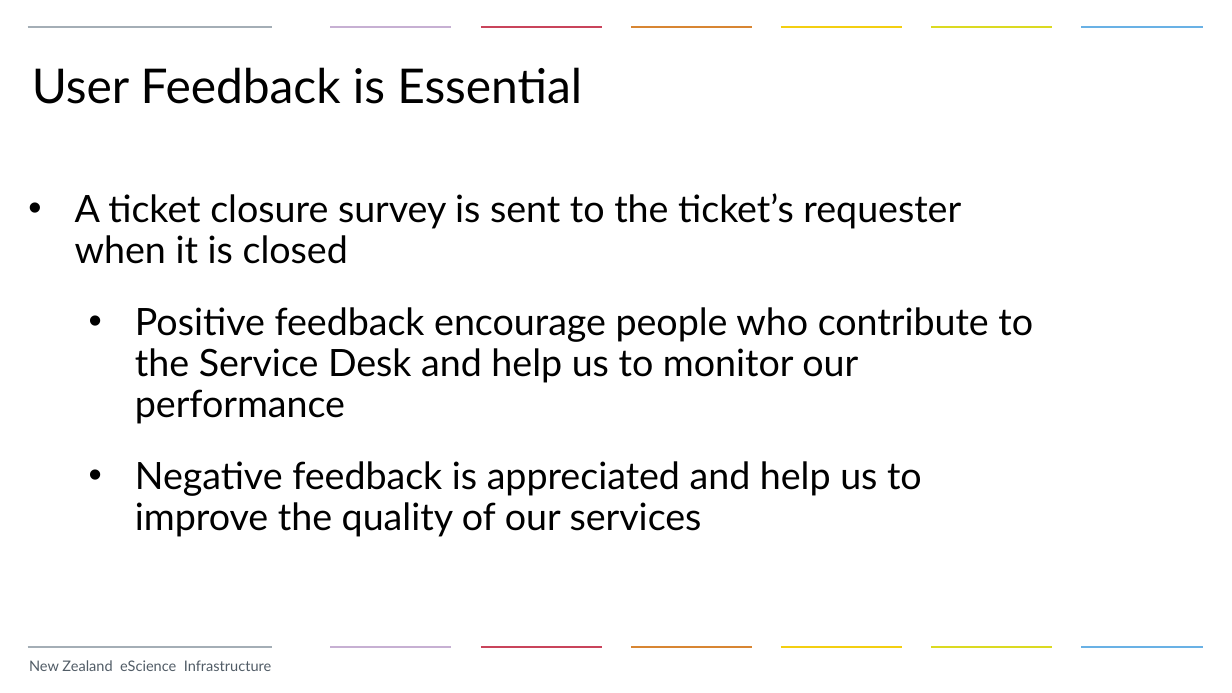
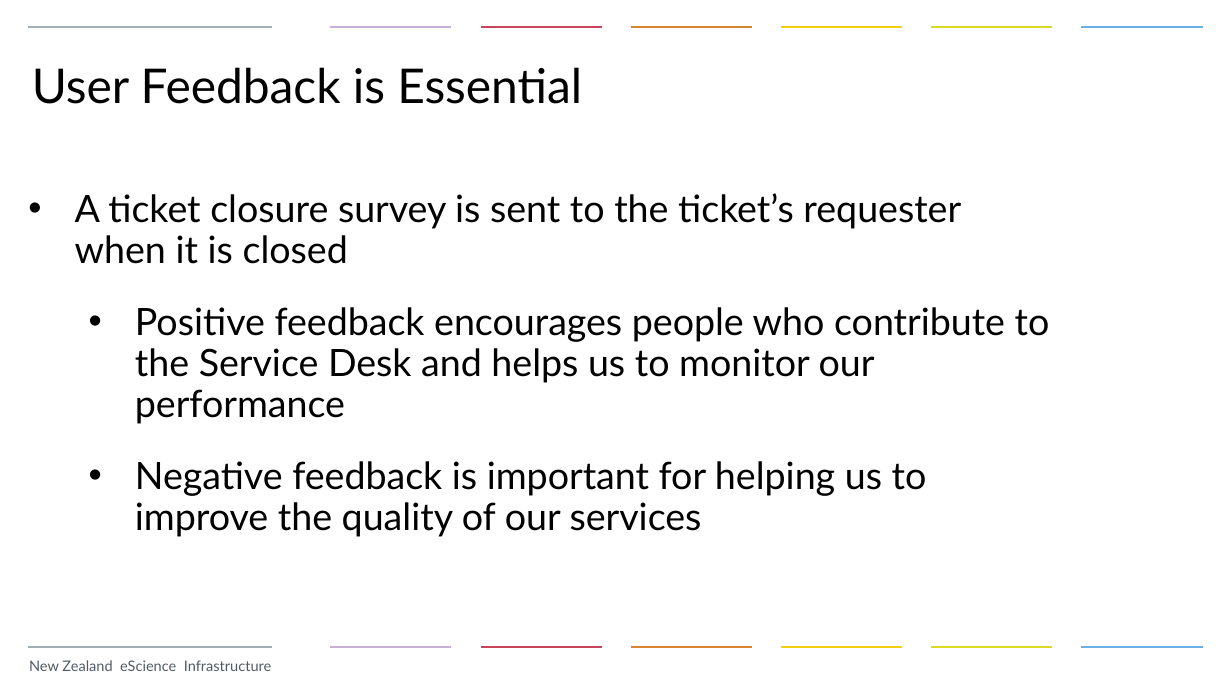
Before and after one commit to nesi/eResearch-NZ-2015, a slide deck: slide 7 of NeSI_I_Have_a Problem_and_I_Need_Support/NeSI_Servcie_Desk.pptx. Drawn at 1232x693 pixels with LibreOffice and Linux fonts; fonts in the diff are those of the drawing; background and template pictures are left out. Boxes give left, top, right and bottom in pixels: in the first picture for what was removed or moved away, otherwise in the second. Text is boxed around its words. In the diff, an @@ line names an element or a change of style, - is before the commit and + after.

Commit message:
Revision after initial review
Some spelling errors corrected.

```diff
--- a/NeSI_I_Have_a Problem_and_I_Need_Support/NeSI_Servcie_Desk.pptx
+++ b/NeSI_I_Have_a Problem_and_I_Need_Support/NeSI_Servcie_Desk.pptx
@@ text at [135, 307, 1050, 537]: text changed @@
-  • Positive feedback encourage people who contribute to the Service Desk and help us to monitor our performance
-  • Negative feedback is appreciated and help us to improve the quality of our services
+  • Positive feedback encourages people who contribute to the Service Desk and helps us to monitor our performance
+  • Negative feedback is important for helping us to improve the quality of our services
```
Also in this commit, not shown: 2 other slides changed.
